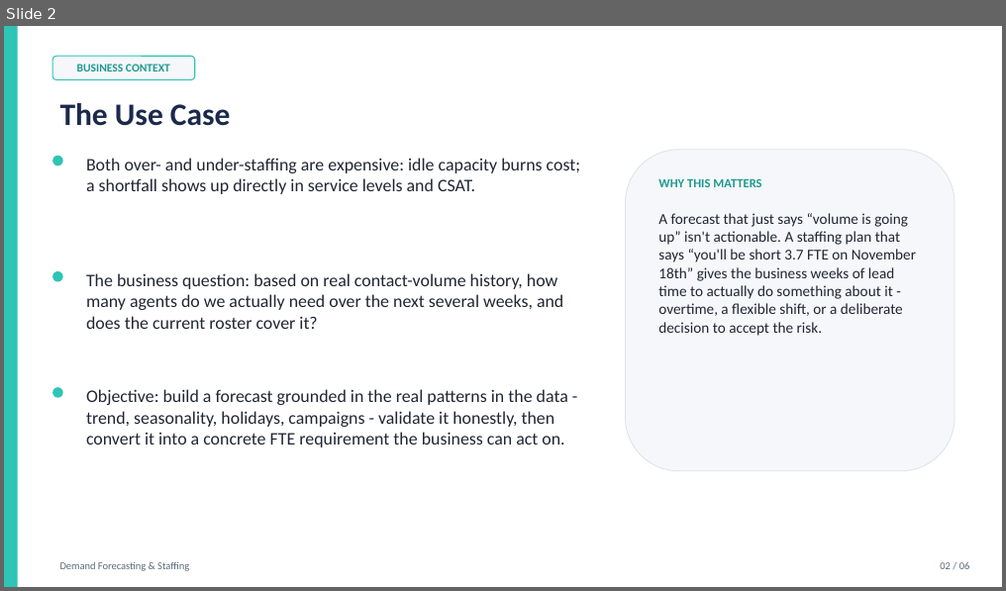
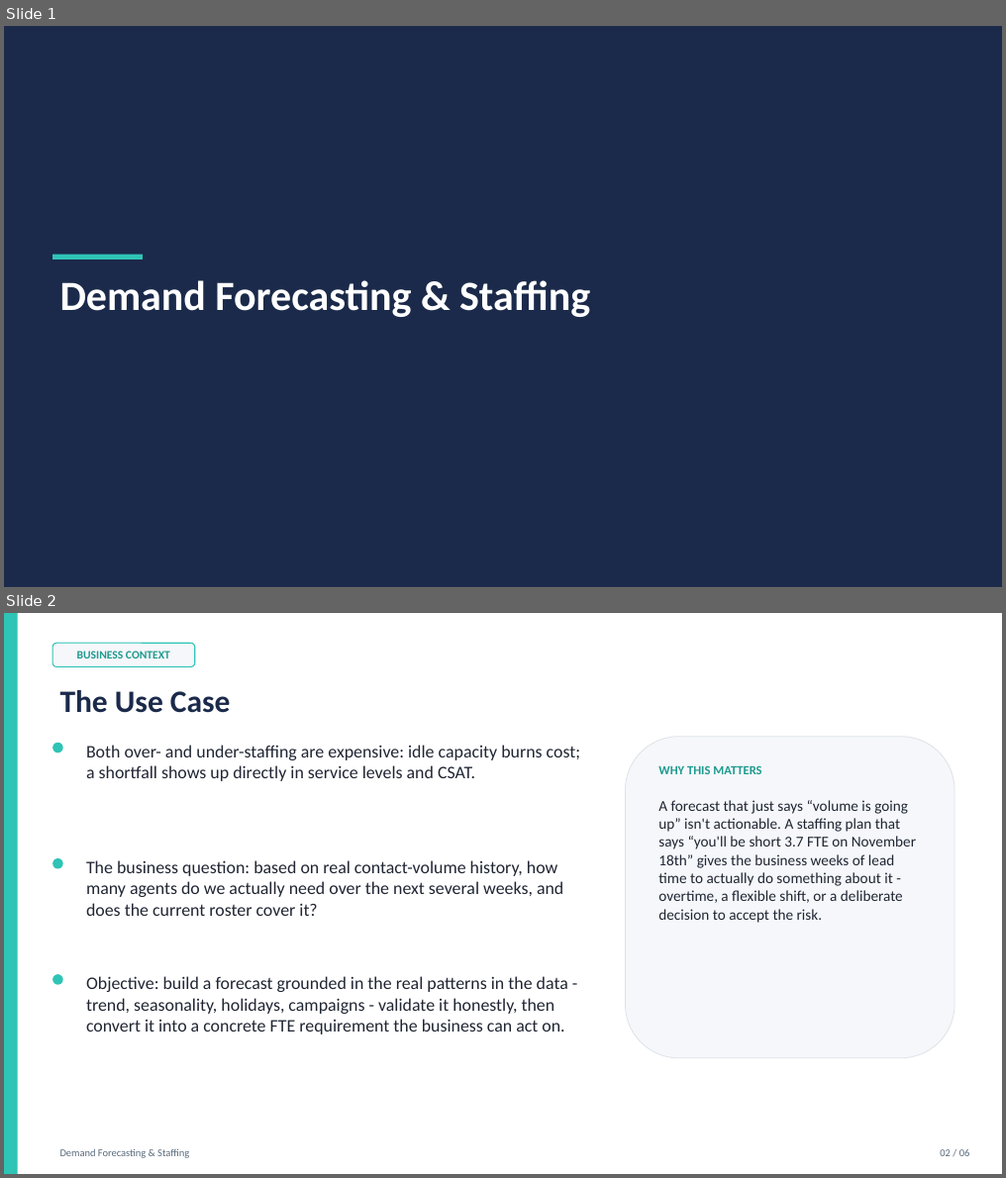
Before and after one commit to rameshpennam/ds-use-cases, a slide deck: usecase2_demand_forecasting/final_output/usecase2_forecast_summary.pptx. Shown one above the other, each under a label of ours: slide 2 before the commit, slides 1 and 2 after it. The pictures are 1006x591 and 1006x1178 pixels, drawn with LibreOffice and Linux fonts; fonts in the diff are those of the drawing. Boxes give left, top, right and bottom in pixels: in the first picture for what was removed or moved away, otherwise in the second. Text is boxed around its words. In the diff, an @@ line names an element or a change of style, - is before the commit and + after.

```diff
--- a/usecase2_demand_forecasting/final_output/usecase2_forecast_summary.pptx
+++ b/usecase2_demand_forecasting/final_output/usecase2_forecast_summary.pptx
@@ slide 1 added at (x1=4, y1=26, x2=1002, y2=587), background #1B2A4A @@
@@ rectangle added at (x1=53, y1=255, x2=143, y2=260), fill #2EC4B6 @@
@@ text added at (x1=60, y1=280, x2=590, y2=317), 40 pt, text #FFFFFF, bold @@
+Demand Forecasting & Staffing
```
Also in this commit, not shown: 3 slides changed, 1 slide removed, 3 other files.
